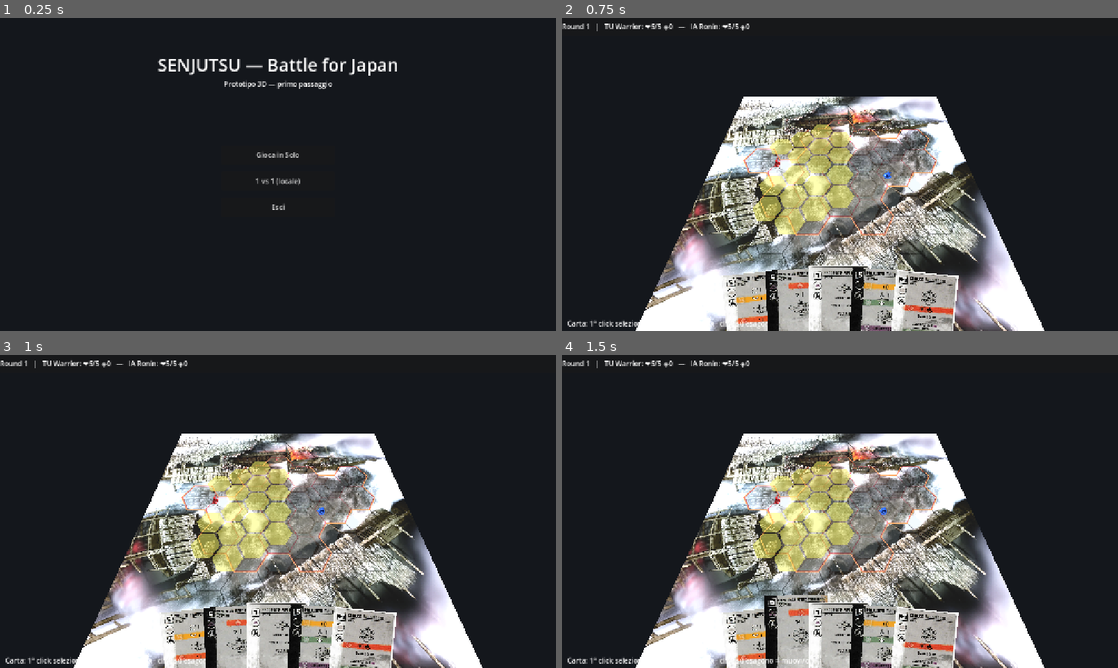
Above: before the commit, frames 1-4 (two rows, left to right).
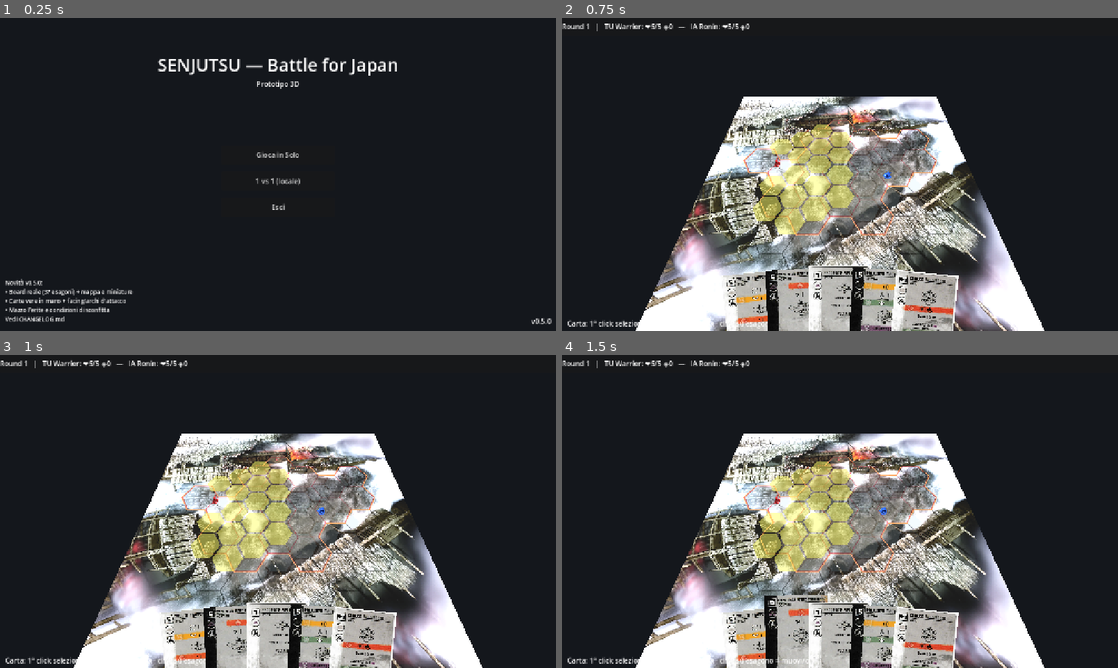
Above: after the commit, the same moments.

Repository: Tannoiser2/Sunjuntsu
Game: Godot game, scene res://scenes/Menu.tscn
The game is run twice, just before and just after one commit, with the same random seed, the same clock (stepped at 60 frames per second) and the same inputs.
Inputs (mouse positions are in pixels of both pictures, inside the frame that each line leads up to):
- Up to frame 1 (0.25 s): no input
- Up to frame 2 (0.75 s): click "Gioca in Solo" at 0.5 s
- Up to frame 3 (1 s): no input
- Up to frame 4 (1.5 s): tap Enter at 1.25 s; drag from (756, 652) to (895, 442) at 1.27 s

The runs differ from the first frame. In frame 1, 1.1% of the frame differs, in the area x 1-100%, y 19-98%; in frame 2, nothing differs; in frame 3, nothing differs; in frame 4, nothing differs.

Commit message:
Versione 0.5.0 nel menu + CHANGELOG
- CHANGELOG.md: storico versioni (0.1.0 -> 0.5.0)
- project.godot: config/version = 0.5.0
- Menu: mostra la versione (letta da ProjectSettings) e un riquadro "Novità";
  sottotitolo aggiornato

Co-Authored-By: Claude Opus 4.8 <noreply@anthropic.com>
Claude-Session: https://claude.ai/code/session_01Pn2piErvac8EuvNU8t5qNM

Diff:
--- a/godot/project.godot
+++ b/godot/project.godot
@@ -12,7 +12,7 @@
 
 config/name="Senjutsu: Battle for Japan"
 config/description="Reimplementazione digitale 3D di Senjutsu (Lucky Duck Games) — uso personale. Pedine 3D su mappa esagonale, modalità solo e 1v1."
-config/version="0.1.0"
+config/version="0.5.0"
 run/main_scene="res://scenes/Menu.tscn"
 config/features=PackedStringArray("4.6", "Forward Plus")
 config/icon="res://icon.svg"
--- a/godot/scenes/Menu.gd
+++ b/godot/scenes/Menu.gd
@@ -6,6 +6,10 @@
 	$VBox/SoloButton.pressed.connect(_on_solo)
 	$VBox/VersusButton.pressed.connect(_on_versus)
 	$VBox/QuitButton.pressed.connect(func(): get_tree().quit())
+
+	var version: String = str(ProjectSettings.get_setting("application/config/version", "?"))
+	$Version.text = "v%s" % version
+	$Changes.text = "Novità v%s:\n• Board reale (37 esagoni) + mappa e miniature\n• Carte vere in mano + facing/archi d'attacco\n• Mazzo Ferite e condizioni di sconfitta\nVedi CHANGELOG.md" % version
 
 
 func _on_solo() -> void:
--- a/godot/scenes/Menu.tscn
+++ b/godot/scenes/Menu.tscn
@@ -32,7 +32,33 @@
 offset_right = 300.0
 offset_bottom = 170.0
 horizontal_alignment = 1
-text = "Prototipo 3D — primo passaggio"
+text = "Prototipo 3D"
+
+[node name="Version" type="Label" parent="."]
+layout_mode = 1
+anchors_preset = 3
+anchor_left = 1.0
+anchor_top = 1.0
+anchor_right = 1.0
+anchor_bottom = 1.0
+offset_left = -220.0
+offset_top = -34.0
+offset_right = -12.0
+offset_bottom = -10.0
+horizontal_alignment = 2
+text = "v?"
+
+[node name="Changes" type="Label" parent="."]
+layout_mode = 1
+anchors_preset = 2
+anchor_top = 1.0
+anchor_bottom = 1.0
+offset_left = 12.0
+offset_top = -120.0
+offset_right = 520.0
+offset_bottom = -10.0
+theme_override_font_sizes/font_size = 13
+text = "Novità"
 
 [node name="VBox" type="VBoxContainer" parent="."]
 layout_mode = 1
Not shown, added: CHANGELOG.md
